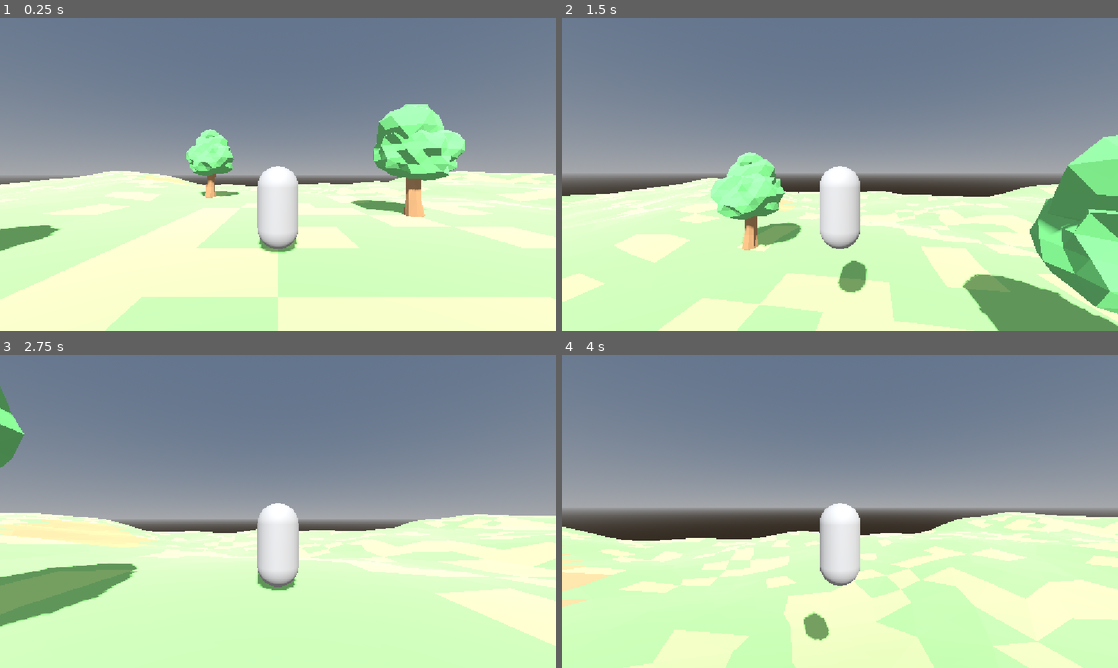
Above: before the commit, frames 1-4 (two rows, left to right).
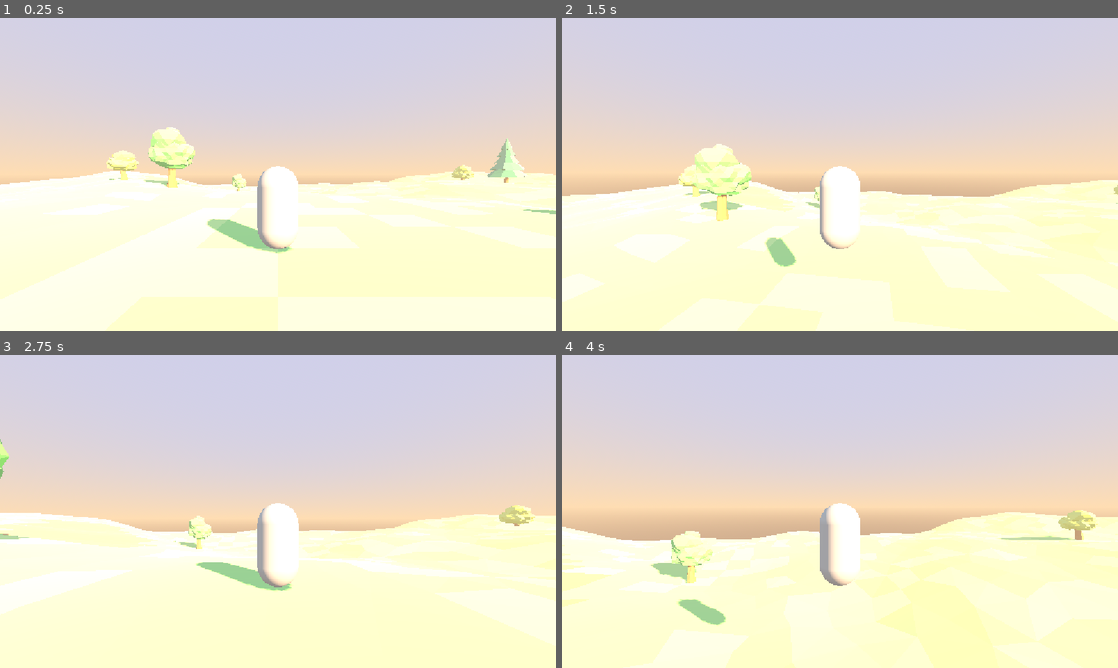
Above: after the commit, the same moments.

Repository: Aftra1/rpg-3d
Game: Godot game, scene res://main.tscn
Same seed, same stepped clock (60 frames per second), same inputs: the game is played once before the commit and once after it.
Inputs (mouse positions are in pixels of both pictures, inside the frame that each line leads up to):
- Up to frame 1 (0.25 s): no input
- Up to frame 2 (1.5 s): tap Enter at 0.5 s; move the mouse to (867, 174) at 0.52 s; hold Z (move_forward) from 0.53 s (still down); tap Space (jump) at 0.77 s; move the mouse to (812, 174) at 1.27 s
- Up to frame 3 (2.75 s): keep holding Z (move_forward); tap Space (jump) at 1.52 s; move the mouse to (289, 505) at 2.02 s
- Up to frame 4 (4 s): keep holding Z (move_forward); move the mouse to (834, 517) at 2.77 s; tap Space (jump) at 3.02, 3.77 s; move the mouse to (878, 514) at 3.52 s

The runs differ from the first frame. In frame 1, 88% of the frame differs, in the area x 0-100%, y 0-100%; in frame 2, 92%; in frame 3, 92%; in frame 4, 87%.

Commit message:
Variantes d'arbres et ambiance
Co-Authored-By: Claude Sonnet 5.5 <noreply@anthropic.com>

Diff:
--- a/main.tscn
+++ b/main.tscn
@@ -1,7 +1,9 @@
-[gd_scene load_steps=11 format=3]
+[gd_scene load_steps=17 format=3]
 
 [ext_resource type="Script" path="res://player.gd" id="1_player"]
-[ext_resource type="PackedScene" path="res://assets/models/arbre_01.glb" id="3_tree"]
+[ext_resource type="PackedScene" path="res://assets/models/arbre_01.glb" id="tree1"]
+[ext_resource type="PackedScene" path="res://assets/models/arbre_02.glb" id="tree2"]
+[ext_resource type="PackedScene" path="res://assets/models/arbre_03.glb" id="tree3"]
 [ext_resource type="PackedScene" path="res://assets/models/terrain_01.glb" id="4_terrain"]
 
 [sub_resource type="CapsuleMesh" id="CapsuleMesh_player"]
@@ -11,11 +13,26 @@
 
 [sub_resource type="CapsuleShape3D" id="CapsuleShape3D_player"]
 
-[sub_resource type="CylinderShape3D" id="CylinderShape3D_trunk"]
-height = 3.0
-radius = 0.45
+[sub_resource type="CylinderShape3D" id="CylinderShape3D_trunk1"]
+height = 2.4
+radius = 0.42
+
+[sub_resource type="CylinderShape3D" id="CylinderShape3D_trunk2"]
+height = 2.2
+radius = 0.3
+
+[sub_resource type="CylinderShape3D" id="CylinderShape3D_trunk3"]
+height = 1.8
+radius = 0.4
 
 [sub_resource type="ProceduralSkyMaterial" id="ProceduralSkyMaterial_sky"]
+sky_top_color = Color(0.36, 0.6, 0.92, 1)
+sky_horizon_color = Color(0.98, 0.7, 0.45, 1)
+sky_curve = 0.15
+ground_bottom_color = Color(0.3, 0.27, 0.25, 1)
+ground_horizon_color = Color(0.98, 0.7, 0.45, 1)
+ground_curve = 0.05
+sun_angle_max = 25.0
 
 [sub_resource type="Sky" id="Sky_main"]
 sky_material = SubResource("ProceduralSkyMaterial_sky")
@@ -26,6 +43,11 @@
 ambient_light_source = 3
 ambient_light_color = Color(1, 1, 1, 1)
 ambient_light_sky_contribution = 0.5
+tonemap_mode = 3
+fog_enabled = true
+fog_light_color = Color(0.9, 0.72, 0.58, 1)
+fog_density = 0.006
+fog_sky_affect = 0.4
 
 [node name="Main" type="Node3D"]
 
@@ -33,7 +55,9 @@
 environment = SubResource("Environment_main")
 
 [node name="Sun" type="DirectionalLight3D" parent="."]
-transform = Transform3D(1, 0, 0, 0, 0.707107, 0.707107, 0, -0.707107, 0.707107, 0, 10, 0)
+transform = Transform3D(0.76604, -0.27167, 0.58257, 0, 0.90631, 0.42262, -0.64279, -0.32373, 0.69427, 0, 10, 0)
+light_color = Color(1, 0.8, 0.58, 1)
+light_energy = 1.4
 shadow_enabled = true
 
 [node name="Terrain" parent="." instance=ExtResource("4_terrain")]
@@ -64,46 +88,151 @@
 [node name="Camera3D" type="Camera3D" parent="Player/CameraPivot/SpringArm3D"]
 
 [node name="Arbre1" type="StaticBody3D" parent="."]
-transform = Transform3D(0.86603, 0, 0.5, 0, 1, 0, -0.5, 0, 0.86603, 6, -0.05, -4)
-
-[node name="arbre_01" parent="Arbre1" instance=ExtResource("3_tree")]
+transform = Transform3D(0.07481, 0, -0.9972, 0, 1, 0, 0.9972, 0, 0.07481, -2.63, 0.222, 20.09)
+
+[node name="arbre_01" parent="Arbre1" instance=ExtResource("tree1")]
+transform = Transform3D(1.1, 0, 0, 0, 1.1, 0, 0, 0, 1.1, 0, 0, 0)
 
 [node name="CollisionShape3D" type="CollisionShape3D" parent="Arbre1"]
-transform = Transform3D(1, 0, 0, 0, 1, 0, 0, 0, 1, 0, 1.5, 0)
-shape = SubResource("CylinderShape3D_trunk")
+transform = Transform3D(1.1, 0, 0, 0, 1.1, 0, 0, 0, 1.1, 0, 1.32, 0)
+shape = SubResource("CylinderShape3D_trunk1")
 
 [node name="Arbre2" type="StaticBody3D" parent="."]
-transform = Transform3D(-0.34202, 0, 0.93969, 0, 1, 0, -0.93969, 0, -0.34202, -8, -0.04, 3)
-
-[node name="arbre_01" parent="Arbre2" instance=ExtResource("3_tree")]
+transform = Transform3D(-0.42136, 0, 0.90689, 0, 1, 0, -0.90689, 0, -0.42136, -17.27, 0.773, 34.08)
+
+[node name="arbre_02" parent="Arbre2" instance=ExtResource("tree2")]
+transform = Transform3D(1.138, 0, 0, 0, 1.138, 0, 0, 0, 1.138, 0, 0, 0)
 
 [node name="CollisionShape3D" type="CollisionShape3D" parent="Arbre2"]
-transform = Transform3D(1, 0, 0, 0, 1, 0, 0, 0, 1, 0, 1.5, 0)
-shape = SubResource("CylinderShape3D_trunk")
+transform = Transform3D(1.138, 0, 0, 0, 1.138, 0, 0, 0, 1.138, 0, 1.252, 0)
+shape = SubResource("CylinderShape3D_trunk2")
 
 [node name="Arbre3" type="StaticBody3D" parent="."]
-transform = Transform3D(-0.93969, 0, -0.34202, 0, 1, 0, 0.34202, 0, -0.93969, 3, 0.02, 9)
-
-[node name="arbre_01" parent="Arbre3" instance=ExtResource("3_tree")]
+transform = Transform3D(-0.87946, 0, 0.47597, 0, 1, 0, -0.47597, 0, -0.87946, -20.66, 0.997, -22.43)
+
+[node name="arbre_03" parent="Arbre3" instance=ExtResource("tree3")]
+transform = Transform3D(1.122, 0, 0, 0, 1.122, 0, 0, 0, 1.122, 0, 0, 0)
 
 [node name="CollisionShape3D" type="CollisionShape3D" parent="Arbre3"]
-transform = Transform3D(1, 0, 0, 0, 1, 0, 0, 0, 1, 0, 1.5, 0)
-shape = SubResource("CylinderShape3D_trunk")
+transform = Transform3D(1.122, 0, 0, 0, 1.122, 0, 0, 0, 1.122, 0, 1.01, 0)
+shape = SubResource("CylinderShape3D_trunk3")
 
 [node name="Arbre4" type="StaticBody3D" parent="."]
-transform = Transform3D(0.34202, 0, -0.93969, 0, 1, 0, 0.93969, 0, 0.34202, -5, 0.11, -10)
-
-[node name="arbre_01" parent="Arbre4" instance=ExtResource("3_tree")]
+transform = Transform3D(-0.57383, 0, -0.81898, 0, 1, 0, 0.81898, 0, -0.57383, 27.51, -0.577, -0.15)
+
+[node name="arbre_01" parent="Arbre4" instance=ExtResource("tree1")]
+transform = Transform3D(0.932, 0, 0, 0, 0.932, 0, 0, 0, 0.932, 0, 0, 0)
 
 [node name="CollisionShape3D" type="CollisionShape3D" parent="Arbre4"]
-transform = Transform3D(1, 0, 0, 0, 1, 0, 0, 0, 1, 0, 1.5, 0)
-shape = SubResource("CylinderShape3D_trunk")
+transform = Transform3D(0.932, 0, 0, 0, 0.932, 0, 0, 0, 0.932, 0, 1.118, 0)
+shape = SubResource("CylinderShape3D_trunk1")
 
 [node name="Arbre5" type="StaticBody3D" parent="."]
-transform = Transform3D(0.42262, 0, 0.90631, 0, 1, 0, -0.90631, 0, 0.42262, 12, 0.33, 6)
-
-[node name="arbre_01" parent="Arbre5" instance=ExtResource("3_tree")]
+transform = Transform3D(-0.9749, 0, 0.22265, 0, 1, 0, -0.22265, 0, -0.9749, 40.77, -1.075, -16.76)
+
+[node name="arbre_01" parent="Arbre5" instance=ExtResource("tree1")]
+transform = Transform3D(0.894, 0, 0, 0, 0.894, 0, 0, 0, 0.894, 0, 0, 0)
 
 [node name="CollisionShape3D" type="CollisionShape3D" parent="Arbre5"]
-transform = Transform3D(1, 0, 0, 0, 1, 0, 0, 0, 1, 0, 1.5, 0)
-shape = SubResource("CylinderShape3D_trunk")
+transform = Transform3D(0.894, 0, 0, 0, 0.894, 0, 0, 0, 0.894, 0, 1.073, 0)
+shape = SubResource("CylinderShape3D_trunk1")
+
+[node name="Arbre6" type="StaticBody3D" parent="."]
+transform = Transform3D(-0.99913, 0, 0.04182, 0, 1, 0, -0.04182, 0, -0.99913, 17.96, 0.116, 1.7)
+
+[node name="arbre_01" parent="Arbre6" instance=ExtResource("tree1")]
+transform = Transform3D(0.881, 0, 0, 0, 0.881, 0, 0, 0, 0.881, 0, 0, 0)
+
+[node name="CollisionShape3D" type="CollisionShape3D" parent="Arbre6"]
+transform = Transform3D(0.881, 0, 0, 0, 0.881, 0, 0, 0, 0.881, 0, 1.057, 0)
+shape = SubResource("CylinderShape3D_trunk1")
+
+[node name="Arbre7" type="StaticBody3D" parent="."]
+transform = Transform3D(-0.75947, 0, 0.65054, 0, 1, 0, -0.65054, 0, -0.75947, 20.36, -0.536, 43.97)
+
+[node name="arbre_03" parent="Arbre7" instance=ExtResource("tree3")]
+transform = Transform3D(0.857, 0, 0, 0, 0.857, 0, 0, 0, 0.857, 0, 0, 0)
+
+[node name="CollisionShape3D" type="CollisionShape3D" parent="Arbre7"]
+transform = Transform3D(0.857, 0, 0, 0, 0.857, 0, 0, 0, 0.857, 0, 0.771, 0)
+shape = SubResource("CylinderShape3D_trunk3")
+
+[node name="Arbre8" type="StaticBody3D" parent="."]
+transform = Transform3D(-0.25764, 0, -0.96624, 0, 1, 0, 0.96624, 0, -0.25764, -25.84, 0.293, 22.23)
+
+[node name="arbre_02" parent="Arbre8" instance=ExtResource("tree2")]
+transform = Transform3D(0.934, 0, 0, 0, 0.934, 0, 0, 0, 0.934, 0, 0, 0)
+
+[node name="CollisionShape3D" type="CollisionShape3D" parent="Arbre8"]
+transform = Transform3D(0.934, 0, 0, 0, 0.934, 0, 0, 0, 0.934, 0, 1.027, 0)
+shape = SubResource("CylinderShape3D_trunk2")
+
+[node name="Arbre9" type="StaticBody3D" parent="."]
+transform = Transform3D(0.48277, 0, 0.87575, 0, 1, 0, -0.87575, 0, 0.48277, 32.73, -0.112, -30.94)
+
+[node name="arbre_03" parent="Arbre9" instance=ExtResource("tree3")]
+transform = Transform3D(0.986, 0, 0, 0, 0.986, 0, 0, 0, 0.986, 0, 0, 0)
+
+[node name="CollisionShape3D" type="CollisionShape3D" parent="Arbre9"]
+transform = Transform3D(0.986, 0, 0, 0, 0.986, 0, 0, 0, 0.986, 0, 0.887, 0)
+shape = SubResource("CylinderShape3D_trunk3")
+
+[node name="Arbre10" type="StaticBody3D" parent="."]
+transform = Transform3D(0.67529, 0, 0.73756, 0, 1, 0, -0.73756, 0, 0.67529, -25.29, -1.354, -7.75)
+
+[node name="arbre_03" parent="Arbre10" instance=ExtResource("tree3")]
+transform = Transform3D(1.107, 0, 0, 0, 1.107, 0, 0, 0, 1.107, 0, 0, 0)
+
+[node name="CollisionShape3D" type="CollisionShape3D" parent="Arbre10"]
+transform = Transform3D(1.107, 0, 0, 0, 1.107, 0, 0, 0, 1.107, 0, 0.996, 0)
+shape = SubResource("CylinderShape3D_trunk3")
+
+[node name="Arbre11" type="StaticBody3D" parent="."]
+transform = Transform3D(0.91663, 0, 0.39974, 0, 1, 0, -0.39974, 0, 0.91663, -38.85, -1.434, -13.25)
+
+[node name="arbre_01" parent="Arbre11" instance=ExtResource("tree1")]
+transform = Transform3D(1.032, 0, 0, 0, 1.032, 0, 0, 0, 1.032, 0, 0, 0)
+
+[node name="CollisionShape3D" type="CollisionShape3D" parent="Arbre11"]
+transform = Transform3D(1.032, 0, 0, 0, 1.032, 0, 0, 0, 1.032, 0, 1.238, 0)
+shape = SubResource("CylinderShape3D_trunk1")
+
+[node name="Arbre12" type="StaticBody3D" parent="."]
+transform = Transform3D(0.58443, 0, 0.81144, 0, 1, 0, -0.81144, 0, 0.58443, -7.34, -2.029, -33.07)
+
+[node name="arbre_01" parent="Arbre12" instance=ExtResource("tree1")]
+transform = Transform3D(0.802, 0, 0, 0, 0.802, 0, 0, 0, 0.802, 0, 0, 0)
+
+[node name="CollisionShape3D" type="CollisionShape3D" parent="Arbre12"]
+transform = Transform3D(0.802, 0, 0, 0, 0.802, 0, 0, 0, 0.802, 0, 0.962, 0)
+shape = SubResource("CylinderShape3D_trunk1")
+
+[node name="Arbre13" type="StaticBody3D" parent="."]
+transform = Transform3D(0.1344, 0, 0.99093, 0, 1, 0, -0.99093, 0, 0.1344, 21.43, 0.568, 23.13)
+
+[node name="arbre_03" parent="Arbre13" instance=ExtResource("tree3")]
+transform = Transform3D(0.894, 0, 0, 0, 0.894, 0, 0, 0, 0.894, 0, 0, 0)
+
+[node name="CollisionShape3D" type="CollisionShape3D" parent="Arbre13"]
+transform = Transform3D(0.894, 0, 0, 0, 0.894, 0, 0, 0, 0.894, 0, 0.805, 0)
+shape = SubResource("CylinderShape3D_trunk3")
+
+[node name="Arbre14" type="StaticBody3D" parent="."]
+transform = Transform3D(0.06727, 0, 0.99773, 0, 1, 0, -0.99773, 0, 0.06727, -9.65, 0.53, -13.61)
+
+[node name="arbre_01" parent="Arbre14" instance=ExtResource("tree1")]
+transform = Transform3D(1.121, 0, 0, 0, 1.121, 0, 0, 0, 1.121, 0, 0, 0)
+
+[node name="CollisionShape3D" type="CollisionShape3D" parent="Arbre14"]
+transform = Transform3D(1.121, 0, 0, 0, 1.121, 0, 0, 0, 1.121, 0, 1.345, 0)
+shape = SubResource("CylinderShape3D_trunk1")
+
+[node name="Arbre15" type="StaticBody3D" parent="."]
+transform = Transform3D(-0.99364, 0, 0.11257, 0, 1, 0, -0.11257, 0, -0.99364, 32.37, -0.218, -23.84)
+
+[node name="arbre_02" parent="Arbre15" instance=ExtResource("tree2")]
+transform = Transform3D(1.041, 0, 0, 0, 1.041, 0, 0, 0, 1.041, 0, 0, 0)
+
+[node name="CollisionShape3D" type="CollisionShape3D" parent="Arbre15"]
+transform = Transform3D(1.041, 0, 0, 0, 1.041, 0, 0, 0, 1.041, 0, 1.145, 0)
+shape = SubResource("CylinderShape3D_trunk2")
Binary file added: assets/models/arbre_02.glb
Not shown, added: assets/models/arbre_02.glb.import
Binary file added: assets/models/arbre_03.glb
Not shown, added: assets/models/arbre_03.glb.import
Not shown, added: assets/blender/arbre_02.blend
Not shown, added: assets/blender/arbre_03.blend
